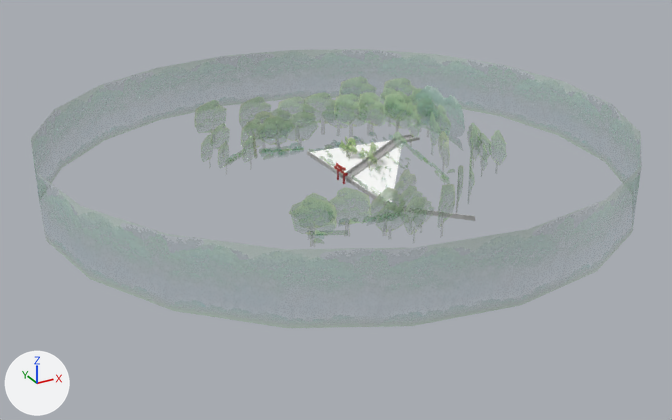
The FBX model Assets/MODELS/VENUES/ninja Forest/testninja.fbx as it was, and as the next commit left it.
One viewpoint serves both versions: a 50 mm lens placed at (-12.5, -24.2, 11.1), pointed at (0.5, -0.6, -0.7). Arrows for +X, +Y and +Z are at lower left; the lights stay in place. Where no turn or scale is listed for an object, it has been applied to the vertices.
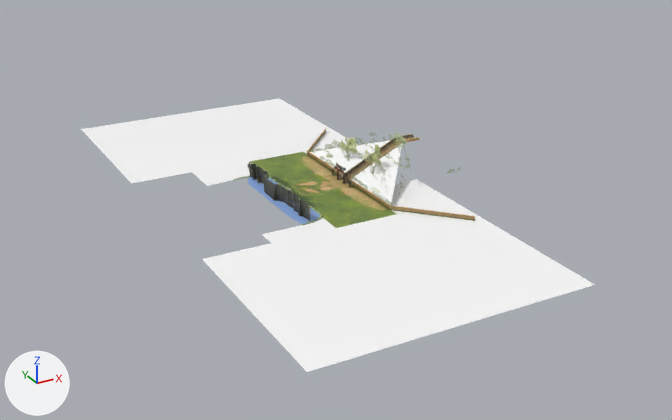
Where the newer file only moved an object's origin or applied its transform, the numbers keep the older frame.

Location of each change, (x1, y1, x2, y2) in pixels of the pictures (672 x 420 px):
'polySurface42765', added: after (81, 98, 595, 372)
'pCylinder5', deleted: before (31, 49, 642, 328)
'polySurface38264', deleted: before (194, 76, 507, 243)
'pPlane8', added (green): after (250, 152, 396, 228)
'pPlane4', added: after (276, 170, 361, 203)
'Cliff_05_Grey2', added: after (247, 162, 310, 222)
'pPlane23', added (blue): after (248, 177, 320, 224)
'polySurface41087', added (brown): after (331, 134, 420, 188)
'polySurface39400', added (brown): after (390, 205, 475, 221)
'pCube195', added: after (307, 151, 390, 210)
'polySurface37987', deleted: before (342, 134, 414, 179)
'polySurface37984', deleted: before (346, 137, 420, 182)
'polySurface37980', deleted: before (345, 137, 414, 181)
'pCube194', deleted: before (307, 151, 343, 178)
'pCube191', deleted: before (348, 178, 389, 209)
'polySurface32680', added: after (234, 175, 323, 225)
'polySurface39402', added: after (307, 128, 327, 151)
'polySurface41088', added: after (286, 170, 359, 198)

What changed in the scene script:
```text
Add mat_grassalpha:
    mat_grassalpha = bpy.data.materials.new('GrassAlpha')
    # uses the picture img_tx_bg007_alpha3_png
Remove ob_pcube191:
    ob_pcube191 = bpy.data.objects.new('pCube191', me_mesh_001)
Remove ob_polysurface37980:
    ob_polysurface37980 = bpy.data.objects.new('polySurface37980', me_mesh_002)
Remove ob_polysurface38264:
    ob_polysurface38264 = bpy.data.objects.new('polySurface38264', me_mesh_009)
Remove ob_polysurface37987:
    ob_polysurface37987 = bpy.data.objects.new('polySurface37987', me_mesh_004)
Remove ob_pcube194:
    ob_pcube194 = bpy.data.objects.new('pCube194', me_mesh_006)
Remove ob_polysurface37984:
    ob_polysurface37984 = bpy.data.objects.new('polySurface37984', me_mesh_003)
Remove ob_pcylinder5:
    ob_pcylinder5 = bpy.data.objects.new('pCylinder5', me_mesh_007)
Add ob_polysurface42765:
    ob_polysurface42765 = bpy.data.objects.new('polySurface42765', me_mesh_030)  # 79 vertices, 28 faces; spans x -4.1..4.1, y -9.2..9.2, z 0.0; in mat_grasspatchcontinue (its picture is missing)
    ob_polysurface42765.location = (-0.91, 0.0, 0.0)
Add ob_pcube195:
    ob_pcube195 = bpy.data.objects.new('pCube195', me_mesh_024)  # 416 vertices, 240 faces; spans x -0.02..0.02, y -2.7..2.7, z -0.07..0.07; in mat_torigate_walls (picture img_torigate_walls_base_color_png)
    ob_pcube195.location = (1.12, 0.0, 0.07)
Add ob_polysurface39400:
    ob_polysurface39400 = bpy.data.objects.new('polySurface39400', me_mesh_004_1)  # 208 vertices, 120 faces; spans x 1.04..2.81, y -4.55..-2.68, z 0.0..0.15; in mat_torigate_walls (picture img_torigate_walls_base_color_png)
    ob_polysurface39400.location = (0.06, 0.0, 0.0)
Add ob_polysurface32680:
    ob_polysurface32680 = bpy.data.objects.new('polySurface32680', me_mesh_001_1)  # 1755 vertices, 3020 faces; spans x -1.18..0.06, y -2.4..1.9, z -0.01..0.03; in mat_edge_rocks (picture img_ntxr040_png)
    ob_polysurface32680.location = (-0.86, -0.03, 0.0)
Add ob_pplane23:
    ob_pplane23 = bpy.data.objects.new('pPlane23', me_mesh_029)  # 33 vertices, 22 faces; spans x 1.29..2.19, y -2.4..1.81, z 0.0; in mat_lambert28 (blue #8aabe1)
    ob_pplane23.location = (-3.02, 0.0, 0.0)
Add ob_cliff_05_grey2:
    ob_cliff_05_grey2 = bpy.data.objects.new('Cliff_05_Grey2', me_mesh_1)  # 675 vertices, 1170 faces; spans x 0.25..0.62, y -2.74..1.41, z -0.04..0.62; in mat_cliff_rocks (picture img_cliff_base_color_png)
    ob_cliff_05_grey2.location = (-1.88, 0.39, -0.04)
Add ob_polysurface41087:
    ob_polysurface41087 = bpy.data.objects.new('polySurface41087', me_mesh_027)  # 1588 vertices, 1372 faces; spans x -1.44..1.44, y -0.62..0.62, z -0.56..0.56; in mat_torigate_props (picture img_torigate_props_base_color_png)
    ob_polysurface41087.location = (2.33, 0.0, 0.55)
Add ob_pplane8:
    ob_pplane8 = bpy.data.objects.new('pPlane8', me_mesh_026)  # 14 vertices, 2 faces; spans x -1.02..1.02, y -3.06..3.04, z 0.0; in mat_grass_sidesfade (picture img_grass_sidesfade_base_color_png)
    ob_pplane8.location = (0.11, 0.01, 0.0)
Add ob_polysurface39402:
    ob_polysurface39402 = bpy.data.objects.new('polySurface39402', me_mesh_005_1)  # 208 vertices, 120 faces; spans x 104.0..281.0, y 0.0..15.0, z 268.0..455.0; in mat_torigate_walls (picture img_torigate_walls_base_color_png)
    ob_polysurface39402.location = (0.06, 0.0, 0.0)
    ob_polysurface39402.rotation_euler = (-1.571, 0.0, -3.142)  # degrees (-90, 0, -180)
    ob_polysurface39402.scale = (-0.01, -0.01, -0.01)
Add ob_polysurface41088:
    ob_polysurface41088 = bpy.data.objects.new('polySurface41088', me_mesh_031)  # 5968 vertices, 2984 faces; spans x -1.0..0.99, y -1.47..1.47, z -0.03..0.03
    ob_polysurface41088.location = (0.12, 0.0, 0.02)
Add ob_pplane4:
    ob_pplane4 = bpy.data.objects.new('pPlane4', me_mesh_025)  # 5 vertices, 1 face; spans x -2.04..0.0, y -1.02..1.02, z 0.0; in mat_grass_main (picture img_grass_main_base_color_png)
    ob_pplane4.location = (1.13, 0.0, 0.0)
```
